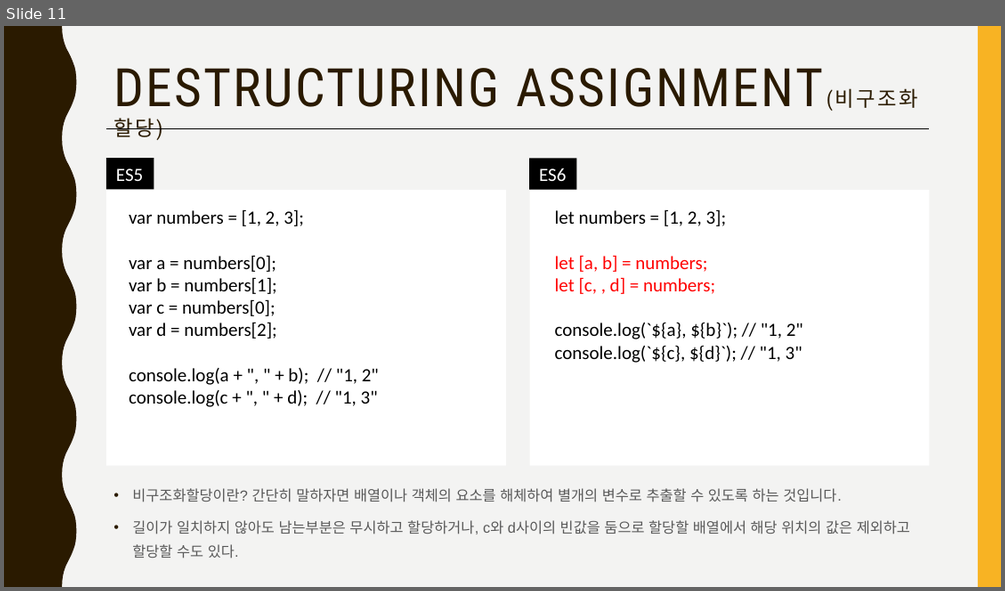
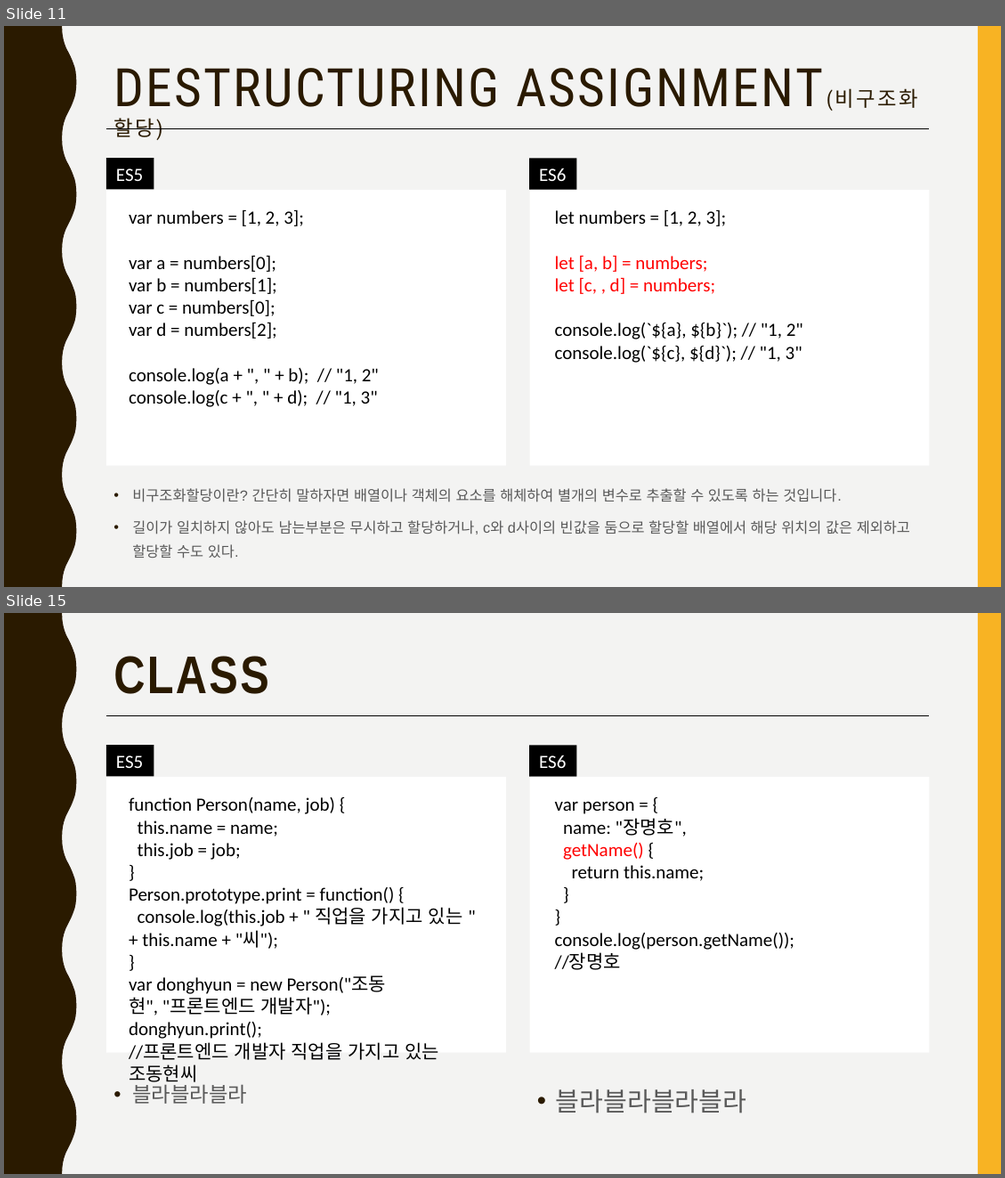
Before and after one commit to jangmang/ECMAScript6-ECMAScript201-, a slide deck: ES6.pptx. Shown one above the other, each under a label of ours: slide 11 before the commit, slides 11 and 15 after it; the slides between them are not shown. The pictures are 1005x591 and 1005x1178 pixels, drawn with LibreOffice and Linux fonts; fonts in the diff are those of the drawing. Boxes give left, top, right and bottom in pixels: in the first picture for what was removed or moved away, otherwise in the second. Text is boxed around its words. In the diff, an @@ line names an element or a change of style, - is before the commit and + after.

```diff
--- a/ES6.pptx
+++ b/ES6.pptx
@@ slide 15 added at <box>4,613,1001,1174</box>, background #F3F3F2; not listed: 2 template elements that a slide beside it also shows @@
@@ title added at <box>113,656,268,694</box>, 51 pt, text #2A1A00, bold @@
+CLASS
@@ line added from (106, 716) to (930, 716), #000000 0.5 pt @@
@@ rectangle added at <box>106,745,154,776</box>, fill #000000 @@
@@ rectangle added at <box>529,746,577,777</box>, fill #000000 @@
@@ text added at <box>116,755,143,768</box>, 18 pt, text #FFFFFF @@
+ES5
@@ text added at <box>539,755,566,768</box>, 18 pt, text #FFFFFF @@
+ES6
@@ rectangle added at <box>106,777,506,1053</box>, fill #FFFFFF @@
@@ text added at <box>129,797,463,1085</box>, 18 pt, text #000000 @@
+function Person(name, job) {
+this.name = name;
+this.job = job;
+}
+Person.prototype.print = function() {
+console.log(this.job + " 직업을 가지고 있는 " + this.name + "씨");
+}
+var donghyun = new Person("조동현", "프론트엔드 개발자");
+donghyun.print();
+//프론트엔드 개발자 직업을 가지고 있는 조동현씨
@@ rectangle added at <box>530,777,929,1053</box>, fill #FFFFFF @@
@@ text added at <box>555,801,794,970</box>, 18 pt, text #000000 @@
+var person = {
+name: "장명호",
+getName() {
+return this.name;
+}
+}
+console.log(person.getName());
+//장명호
@@ text added at <box>132,1081,247,1103</box>, 20 pt, text #595959 @@
+• 블라블라블라
@@ text added at <box>556,1089,746,1113</box>, 25 pt, text #595959 @@
+• 블라블라블라블라
```
Also in this commit, not shown: 2 slides changed, 2 other slides added, 5 other files.
